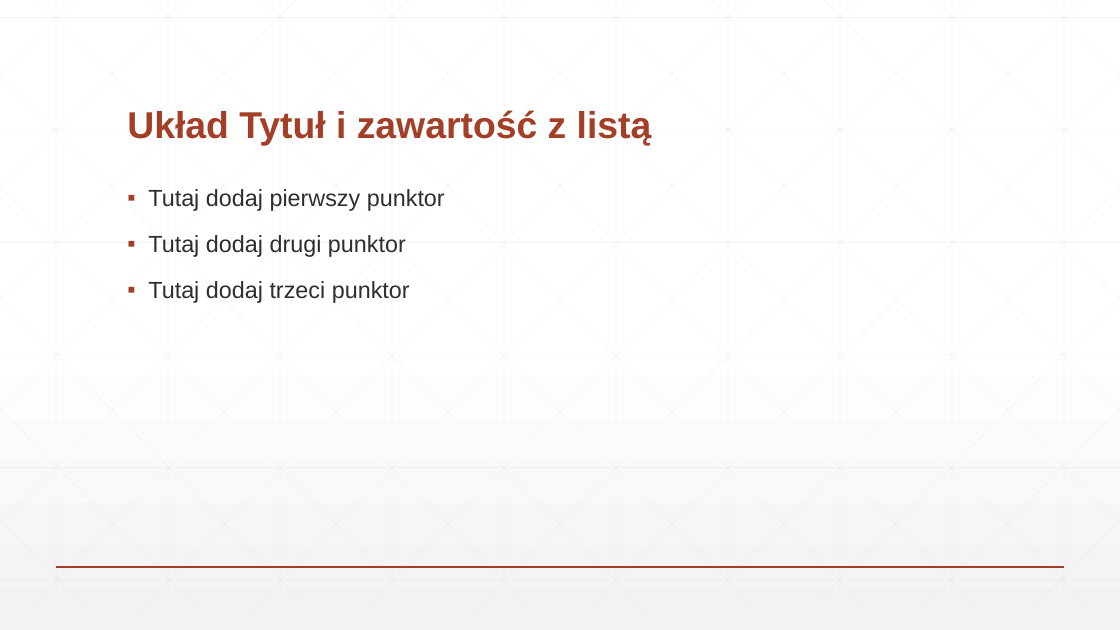
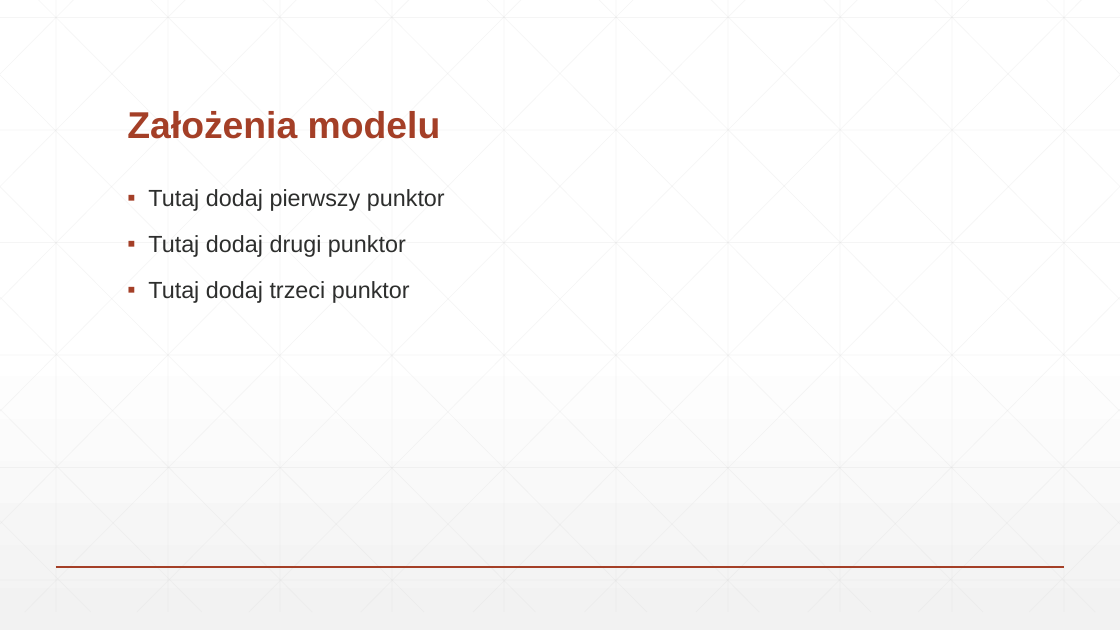
Before and after one commit to Xenvar2307/MiSK-project, a slide deck: slide 4 of Materiały/Prezentacja.pptx (slide 2 before the commit). Drawn at 1120x630 pixels with LibreOffice and Linux fonts; fonts in the diff are those of the drawing. Boxes give left, top, right and bottom in pixels: in the first picture for what was removed or moved away, otherwise in the second. Text is boxed around its words. In the diff, an @@ line names an element or a change of style, - is before the commit and + after.

```diff
--- a/Materiały/Prezentacja.pptx
+++ b/Materiały/Prezentacja.pptx
@@ title at (127, 111, 441, 139): text changed @@
-Układ Tytuł i zawartość z listą
+Założenia modelu
```
Also in this commit, not shown: 2 other slides changed, 2 slides added.
